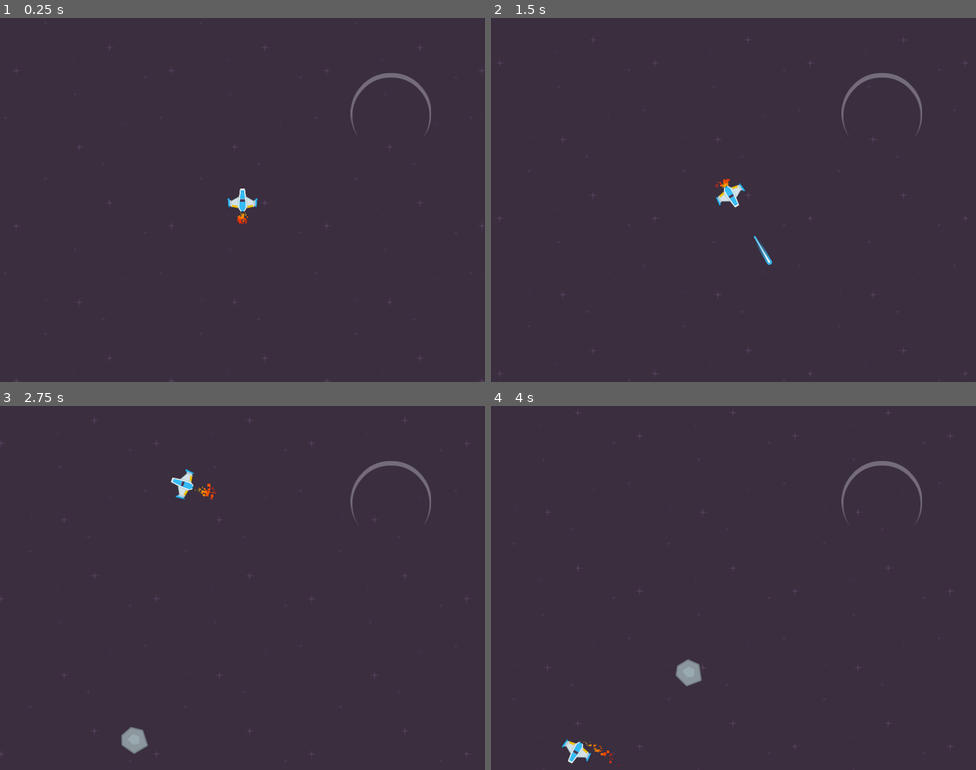
Above: before the commit, frames 1-4 (two rows, left to right).
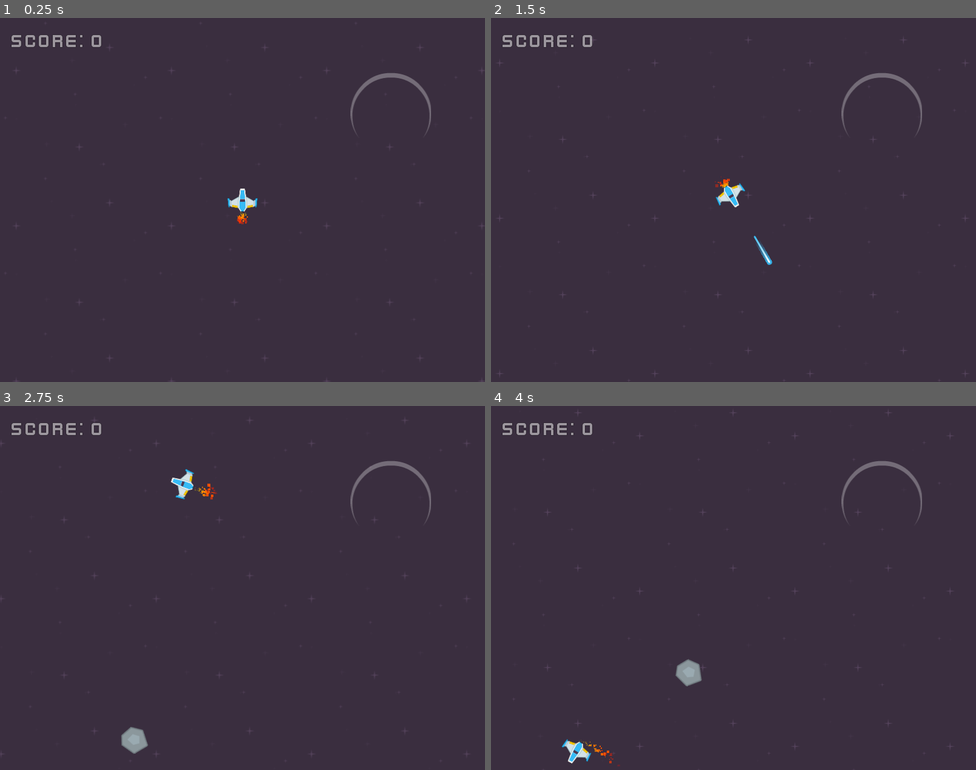
Above: after the commit, the same moments.

Repository: nicognito/game-a-week-001
Game: Godot game, scene res://scenes/level.tscn
Same seed, same stepped clock (60 frames per second), same inputs: the game is played once before the commit and once after it.
Inputs:
- Up to frame 1 (0.25 s): no input
- Up to frame 2 (1.5 s): tap Enter at 0.5 s; hold D (turn_right) 0.53-1.28 s; tap Space (fire) at 0.6, 1.35 s; hold S (move_back) from 1.28 s (still down)
- Up to frame 3 (2.75 s): release S (move_back) at 2.03 s; hold D (turn_right) from 2.03 s (still down); tap Space (fire) at 2.1 s
- Up to frame 4 (4 s): release D (turn_right) at 2.78 s; hold W (move_forward) 2.78-3.53 s; tap Space (fire) at 2.85, 3.6 s; hold A (turn_left) from 3.53 s (still down)

The runs differ from the first frame. In frame 1, 0.3% of the frame differs, in the area x 2-21%, y 4-8%; in frame 2, 0.3%; in frame 3, 0.3%; in frame 4, 0.3%.

Commit message:
Display score

Diff:
--- a/scenes/level.tscn
+++ b/scenes/level.tscn
@@ -1,14 +1,21 @@
-[gd_scene load_steps=5 format=3 uid="uid://vckxp7glvgdk"]
+[gd_scene load_steps=7 format=3 uid="uid://vckxp7glvgdk"]
 
 [ext_resource type="Script" path="res://scripts/level.gd" id="1_3wia8"]
 [ext_resource type="PackedScene" uid="uid://b8338plkfvf4a" path="res://scenes/background.tscn" id="1_gq35q"]
 [ext_resource type="Texture2D" uid="uid://d33e8k8aohbob" path="res://assets/textures/background/shield1.png" id="3_5b4mc"]
+[ext_resource type="FontFile" uid="uid://dqu47qhe3gjsx" path="res://assets/font/kenvector_future_thin.ttf" id="4_v0x4k"]
 
 [sub_resource type="Curve2D" id="Curve2D_u32ap"]
 _data = {
 "points": PackedVector2Array(0, 0, 0, 0, -16, -16, 0, 0, 0, 0, 816, -16, 0, 0, 0, 0, 816, 616, 0, 0, 0, 0, -16, 616, 0, 0, 0, 0, -16, -16)
 }
 point_count = 5
+
+[sub_resource type="LabelSettings" id="LabelSettings_sly4s"]
+font = ExtResource("4_v0x4k")
+font_size = 32
+outline_size = 2
+outline_color = Color(0, 0, 0, 1)
 
 [node name="Level" type="Node2D"]
 script = ExtResource("1_3wia8")
@@ -31,4 +38,15 @@
 
 [node name="MeteorContainer" type="Node" parent="."]
 
+[node name="HUD" type="Node" parent="."]
+
+[node name="ScoreLabel" type="Label" parent="HUD"]
+modulate = Color(1, 1, 1, 0.501961)
+offset_left = 19.0
+offset_top = 20.0
+offset_right = 245.0
+offset_bottom = 59.0
+text = "SCORE: 9999"
+label_settings = SubResource("LabelSettings_sly4s")
+
 [connection signal="timeout" from="Timer" to="." method="_on_timer_timeout"]
--- a/scripts/level.gd
+++ b/scripts/level.gd
@@ -2,12 +2,14 @@
 
 @onready var meteor_spawn_location = $MeteorPath/MeteorSpawnLocation
 @onready var meteor_container = $MeteorContainer
+@onready var score_label = $HUD/ScoreLabel
 
 var player_scene = preload("res://scenes/player.tscn")
 var player: Player = null
 
 var max_meteor_count = 10
 
+var score = 0
 var life = 3
 
 var meteor_explosion_scene = preload("res://scenes/meteor_explosion.tscn")
@@ -36,6 +38,8 @@
 
 
 func _ready():
+	score = 0
+	score_label.text = "SCORE: " + str(score)
 	spawn_player()
 
 
@@ -86,19 +90,22 @@
 	meteor_explosion.global_position = meteor_position
 
 	if meteor_size == Meteor.MeteorSize.SMALL:
-		return
+		score += 10
+	else:
+		var scenes
 
-	var scenes
+		if meteor_size == Meteor.MeteorSize.BIG:
+			score += 50
+			scenes = med_meteor_scenes
+		elif meteor_size == Meteor.MeteorSize.MEDIUM:
+			score += 20
+			scenes = small_meteor_scenes
 
-	if meteor_size == Meteor.MeteorSize.BIG:
-		scenes = med_meteor_scenes
-	elif meteor_size == Meteor.MeteorSize.MEDIUM:
-		scenes = small_meteor_scenes
+		# split meteor in 2 smaller one
+		for iteration in 2:
+			spawn_meteor(scenes, meteor_position, meteor_position + meteor_direction)
 
-	# split meteor in 2 smaller one
-	for iteration in 2:
-		spawn_meteor(scenes, meteor_position, meteor_position + meteor_direction)
-
+	score_label.text = "SCORE: " + str(score)
 
 func spawn_meteor(scenes, from, to):
 	var i = randi() % scenes.size()
Binary file added: assets/font/kenvector_future_thin.ttf
Not shown, added: assets/font/kenvector_future_thin.ttf.import
